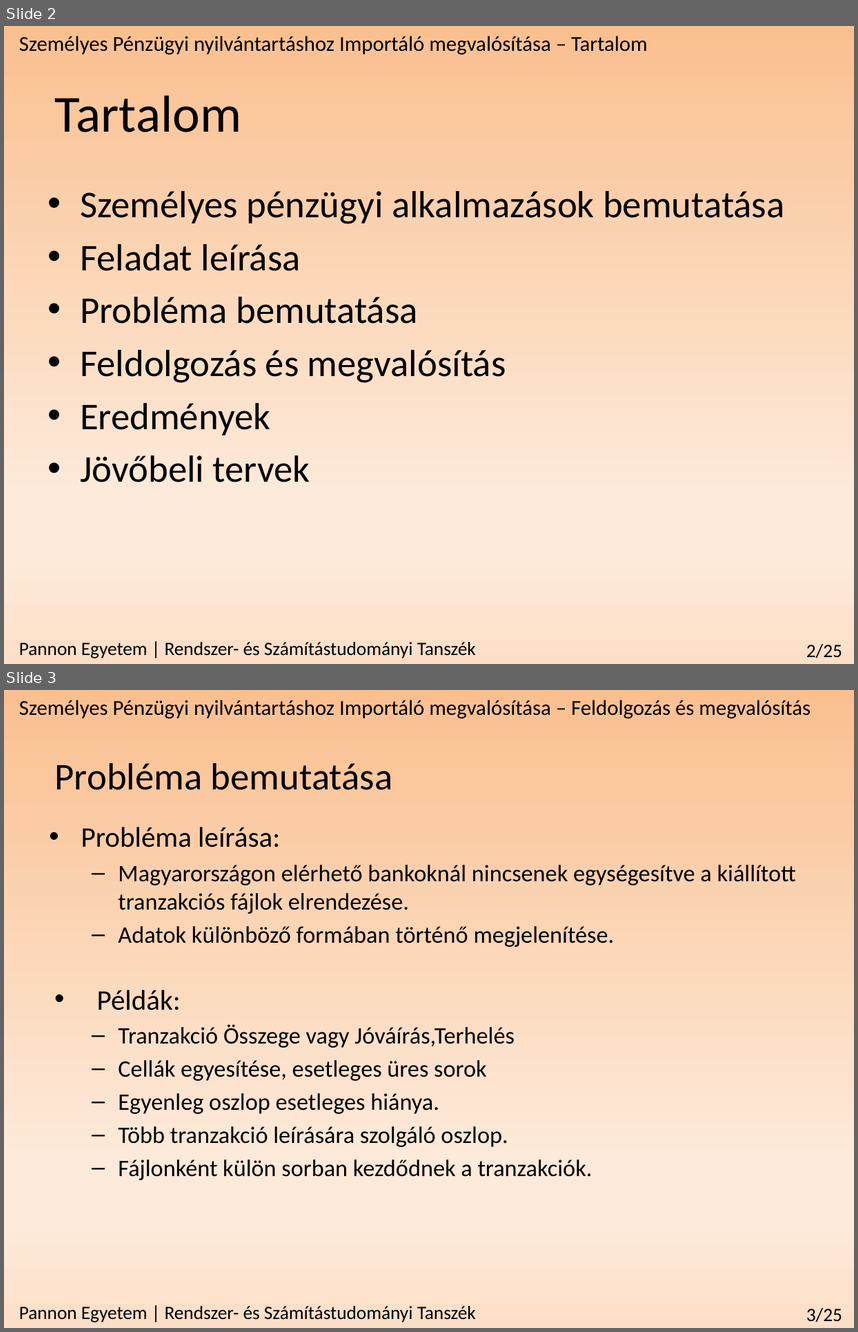
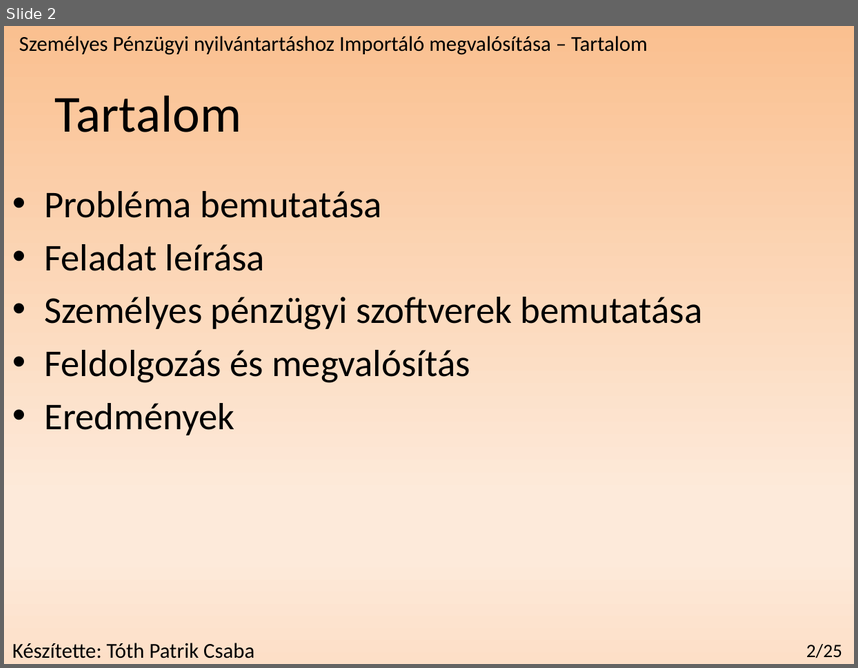
Before and after one commit to redizaar/MoneyManager, a slide deck: féléveselőadás_szakdoga.pptx. Shown one above the other, each under a label of ours: slides 2 and 3 before the commit, slide 2 after it. The pictures are 858x1332 and 858x668 pixels, drawn with LibreOffice and Linux fonts; fonts in the diff are those of the drawing. Boxes give left, top, right and bottom in pixels: in the first picture for what was removed or moved away, otherwise in the second. Text is boxed around its words. In the diff, an @@ line names an element or a change of style, - is before the commit and + after.

```diff
--- a/féléveselőadás_szakdoga.pptx
+++ b/féléveselőadás_szakdoga.pptx
@@ slide 3 removed at <box>4,690,854,1328</box>, background gradient #FAC090 to #FDEADA to #FDE0C7 @@
@@ text removed at <box>19,700,811,719</box> @@
-Személyes Pénzügyi nyilvántartáshoz Importáló megvalósítása – Feldolgozás és megvalósítás
@@ text removed at <box>55,763,392,790</box> @@
-Probléma bemutatása
@@ text removed at <box>81,827,796,1180</box> @@
-• Probléma leírása:
-  – Magyarországon elérhető bankoknál nincsenek egységesítve a kiállított tranzakciós fájlok elrendezése.
-  – Adatok különböző formában történő megjelenítése.
-• Példák:
-  – Tranzakció Összege vagy Jóváírás,Terhelés
-  – Cellák egyesítése, esetleges üres sorok
-  – Egyenleg oszlop esetleges hiánya.
-  – Több tranzakció leírására szolgáló oszlop.
-  – Fájlonként külön sorban kezdődnek a tranzakciók.
@@ text removed at <box>19,1305,476,1322</box> @@
-Pannon Egyetem | Rendszer- és Számítástudományi Tanszék
@@ page number removed at <box>806,1308,842,1321</box> @@
-3/25
@@ slide 2 changed as well @@
@@ text "Probléma bemutatása": place and size @@
-text "Probléma bemutatása" at <box>80,191,784,482</box>
+text "Probléma bemutatása" at <box>44,191,703,435</box>
@@ text at <box>44,191,382,218</box>: text changed @@
-• Személyes pénzügyi alkalmazások bemutatása
+• Probléma bemutatása
@@ text at <box>44,296,703,330</box>: text changed @@
-• Probléma bemutatása
+• Személyes pénzügyi szoftverek bemutatása
@@ text at <box>80,455,310,482</box>: paragraph removed @@
-• Jövőbeli tervek
@@ text at <box>12,642,254,658</box>: text changed; size 16 to 18 pt @@
-Pannon Egyetem | Rendszer- és Számítástudományi Tanszék
+Készítette: Tóth Patrik Csaba
```
Also in this commit, not shown: 13 other slides changed, 1 slide added, 2 other slides removed.
